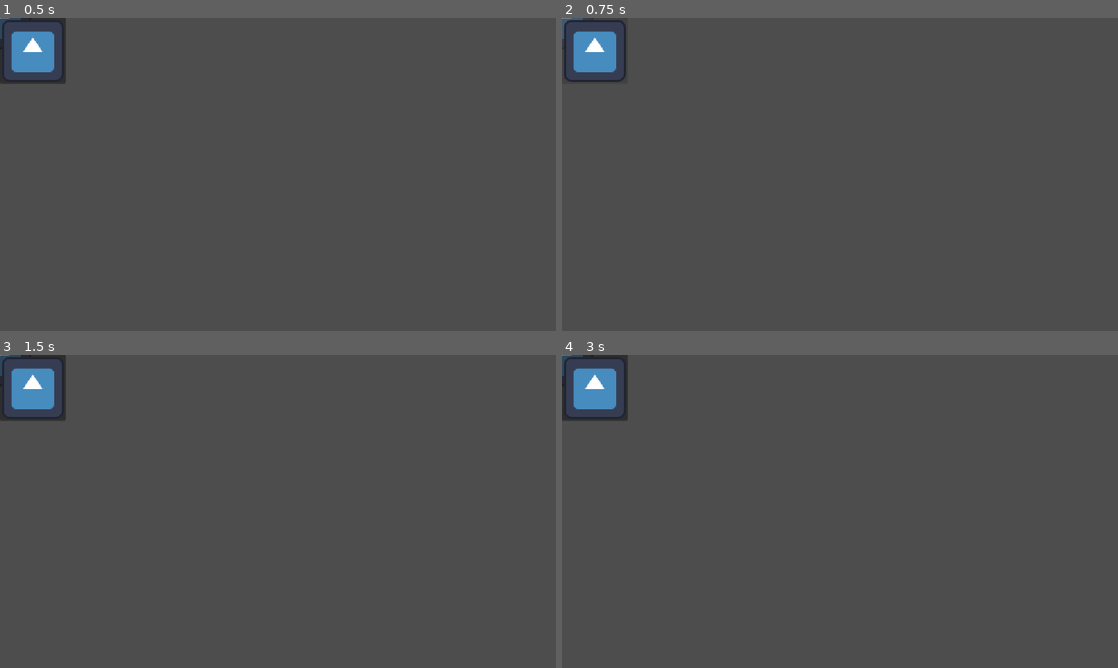
Above: before the commit, frames 1-4 (two rows, left to right).
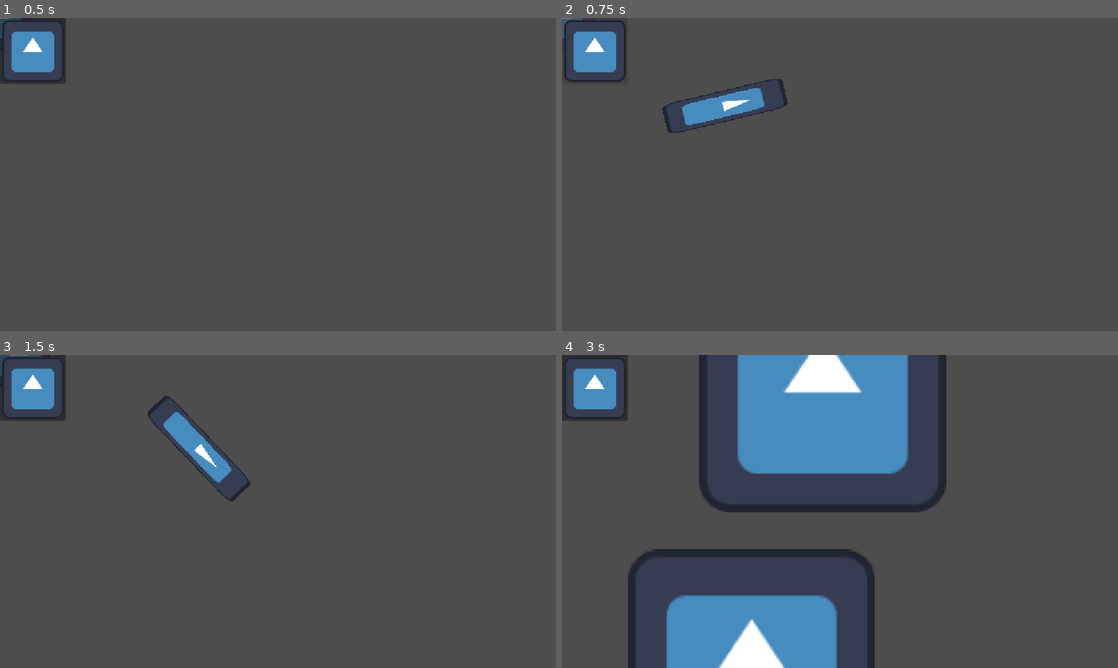
Above: after the commit, the same moments.

Repository: williamorriss/GMTK2026
Game: Godot game, scene res://test/test.tscn
The game is run twice, just before and just after one commit, with the same random seed, the same clock (stepped at 60 frames per second) and the same inputs. The engine's default icon, where the game draws it, is replaced by a stand-in: a white triangle on a blue panel in a dark square.
Inputs (mouse positions are in pixels of both pictures, inside the frame that each line leads up to):
- Up to frame 1 (0.5 s): no input
- Up to frame 2 (0.75 s): click (595, 49) at 0.5 s
- Up to frame 3 (1.5 s): tap Enter (ui_accept) at 1.25 s; move the mouse to (400, 495) at 1.27 s; hold D (RIGHT) from 1.28 s (still down); click (400, 495) at 1.35 s
- Up to frame 4 (3 s): tap Enter (ui_accept) at 1.52, 2.27 s; tap 1 (MAGIC_1) at 1.55, 2.1 s; move the mouse to (728, 527) at 2.02 s; tap 2 (MAGIC_2) at 2.3, 2.85 s; move the mouse to (895, 442) at 2.77 s; release D (RIGHT) at 2.78 s; hold A (LEFT) from 2.78 s (still down)

Frame 1 is identical in both runs. In frame 2, 1.3% of the frame differs, in the area x 18-41%, y 19-37%; in frame 3, 1.3%; in frame 4, 24%, in the area x 0-70%, y 0-100%.
Error before the commit: Parse Error: Identifier "abilities" not declared in the current scope. (res://player/player.gd:60)
Error after the commit: Invalid call. Nonexistent function 'set_ability' in base 'CharacterBody2D (Player)'. (res://test/give_weapon.gd:16)

Commit message:
Will dont change my code

Diff:
--- a/gmtk-2026/abilities/ability.gd
+++ b/gmtk-2026/abilities/ability.gd
@@ -5,7 +5,7 @@
 var _ability_data: AbilityData
 
 func _init(player: Node2D) -> void:
-	push_error("func `set_player` not set")
+	_player = player
 
 func get_cost() -> float:
 	if not _ability_data:
@@ -15,7 +15,7 @@
 	return _ability_data.cost
 
 func activate_ability() -> void:
-	push_error("func `activate_ability` not set")
+	pass
 
 func process(_delta: float) -> void:
-	push_error("func `procss` not set")
+	pass
--- a/gmtk-2026/player/player.gd
+++ b/gmtk-2026/player/player.gd
@@ -54,7 +54,3 @@
 			velocity = velocity.move_toward(Vector2.ZERO, friction * delta)
 
 	move_and_slide()
-
-
-func set_ability(i: int, ability: Ability):
-	abilities[i] = ability
